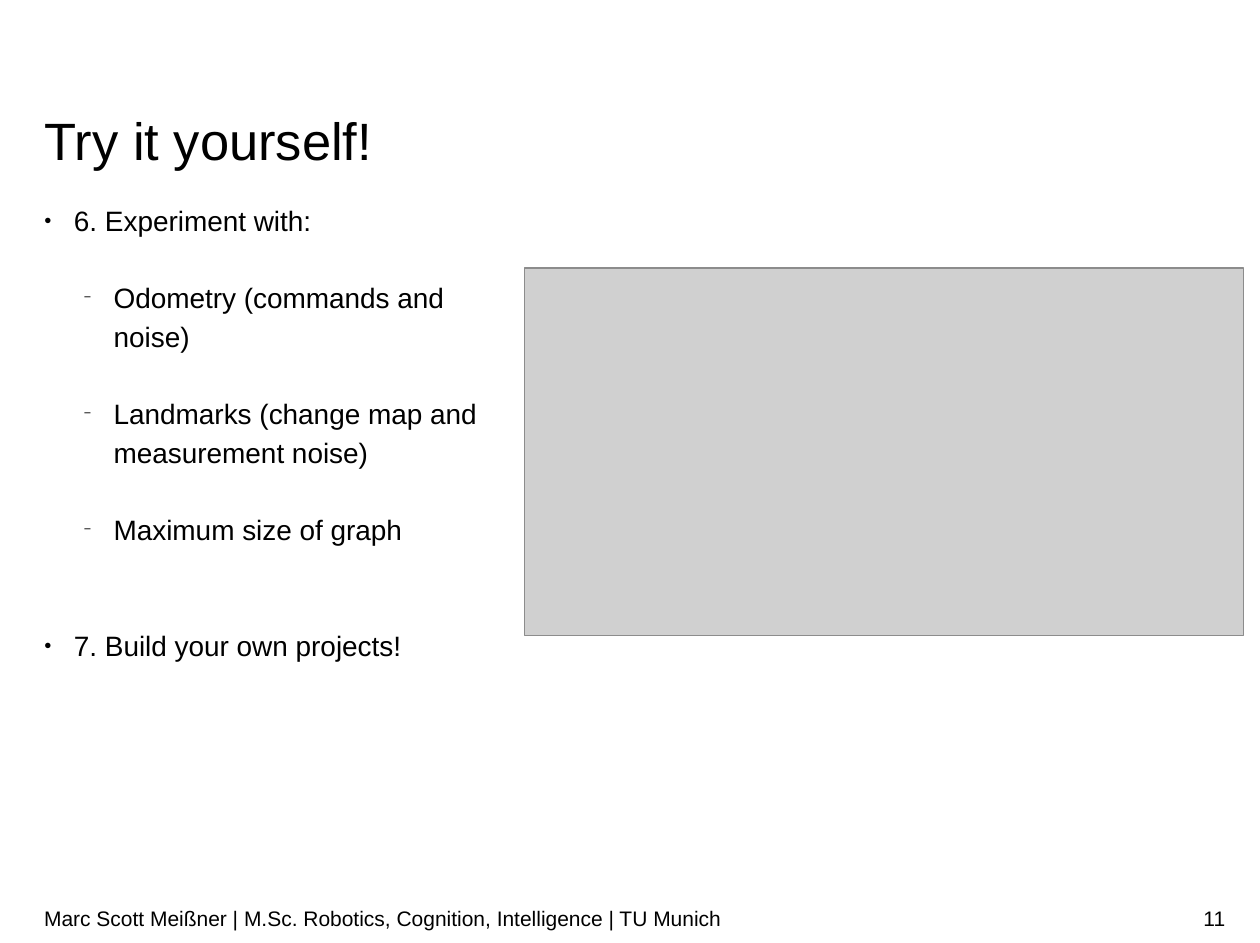
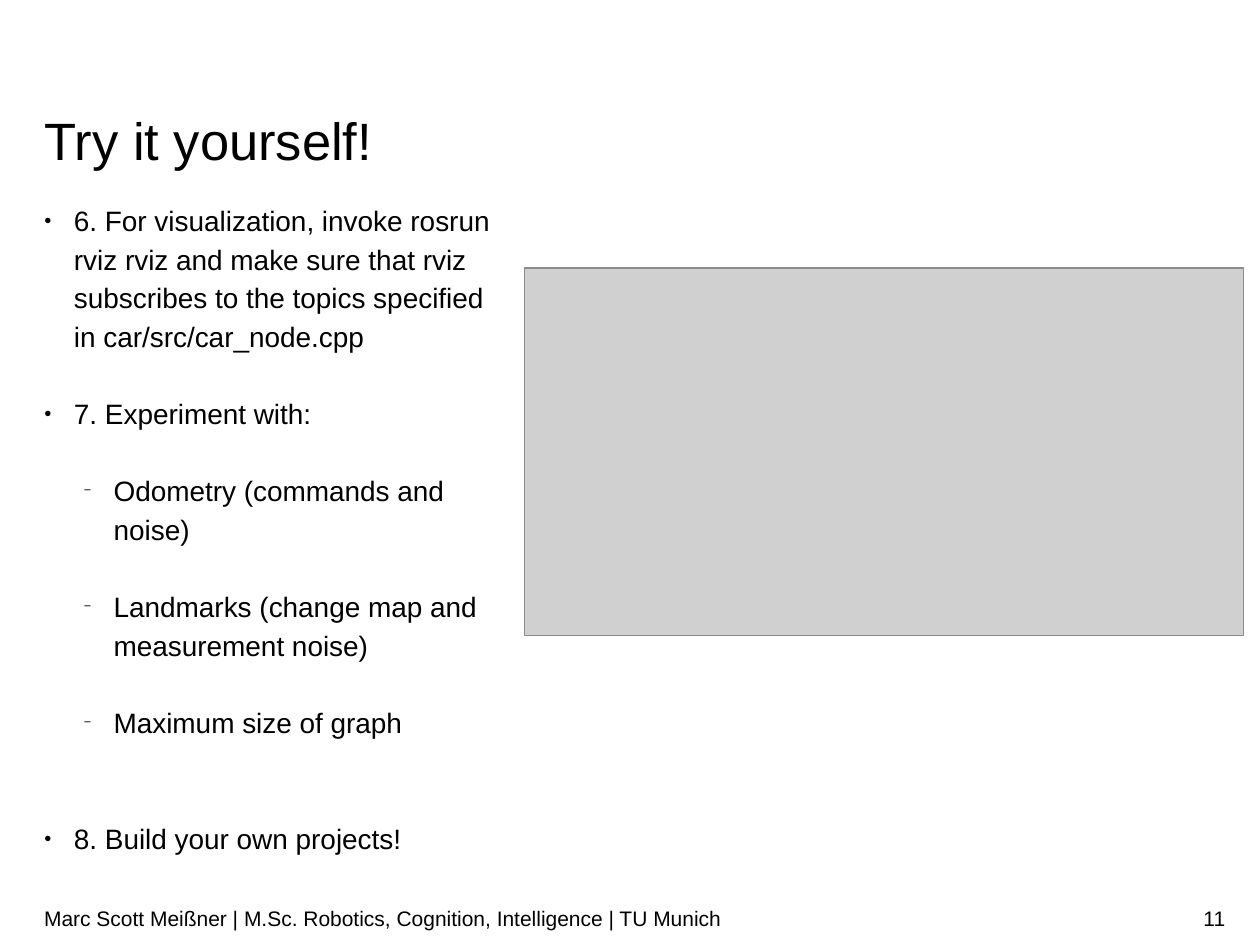
Before and after one commit to linuxcumt/car_project, a slide deck: slide 11 of wiki/Localization_GTSAM.odp. Drawn at 1260x943 pixels with LibreOffice and Linux fonts; fonts in the diff are those of the drawing; grey boxes stand for pictures; background and template pictures are left out. Boxes give left, top, right and bottom in pixels: in the first picture for what was removed or moved away, otherwise in the second. Text is boxed around its words. In the diff, an @@ line names an element or a change of style, - is before the commit and + after.

Commit message:
improved slides

```diff
--- a/wiki/Localization_GTSAM.odp
+++ b/wiki/Localization_GTSAM.odp
@@ text at <box>74,210,489,429</box>: text changed @@
-● 6. Experiment with:
+● 6. For visualization, invoke rosrun rviz rviz and make sure that rviz subscribes to the topics specified in car/src/car_node.cpp
+● 7. Experiment with:
@@ text at <box>74,828,401,854</box>: text changed @@
-● 7. Build your own projects!
+● 8. Build your own projects!
```
Also in this commit, not shown: 1 other slide changed, 5 other files.
